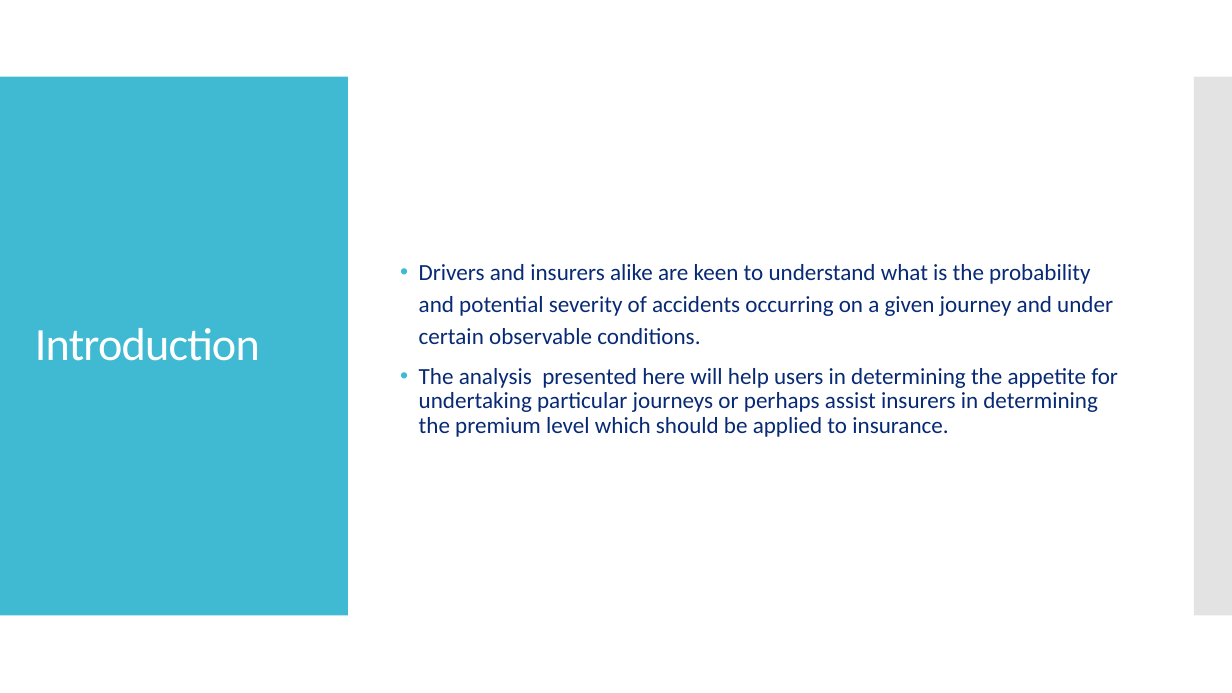
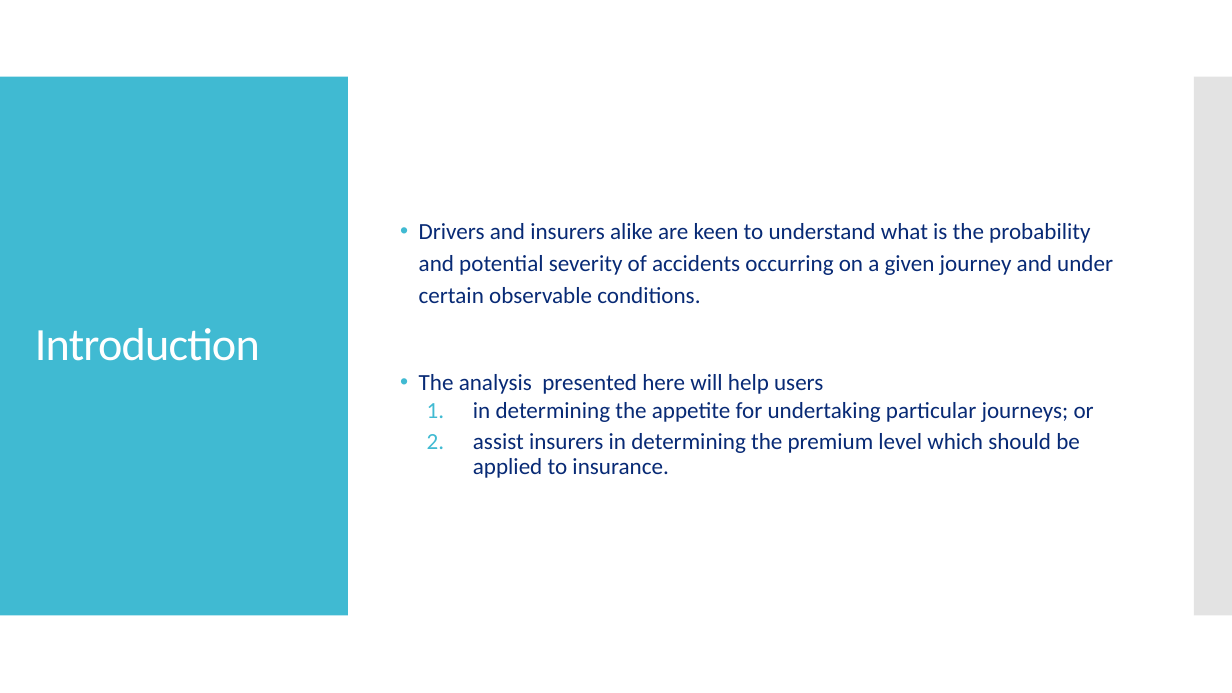
Before and after one commit to andymksin/Coursera_Capstone, a slide deck: slide 2 of Capstone Presentation.pptx. Drawn at 1232x693 pixels with LibreOffice and Linux fonts; fonts in the diff are those of the drawing. Boxes give left, top, right and bottom in pixels: in the first picture for what was removed or moved away, otherwise in the second. Text is boxed around its words. In the diff, an @@ line names an element or a change of style, - is before the commit and + after.

```diff
--- a/Capstone Presentation.pptx
+++ b/Capstone Presentation.pptx
@@ text at (419, 374, 1094, 478): text changed @@
-• The analysis presented here will help users in determining the appetite for undertaking particular journeys or perhaps assist insurers in determining the premium level which should be applied to insurance.
+• The analysis presented here will help users
+  1. in determining the appetite for undertaking particular journeys; or
+  2. assist insurers in determining the premium level which should be applied to insurance.
```
Also in this commit, not shown: 1 other slide changed, 2 slides added.
